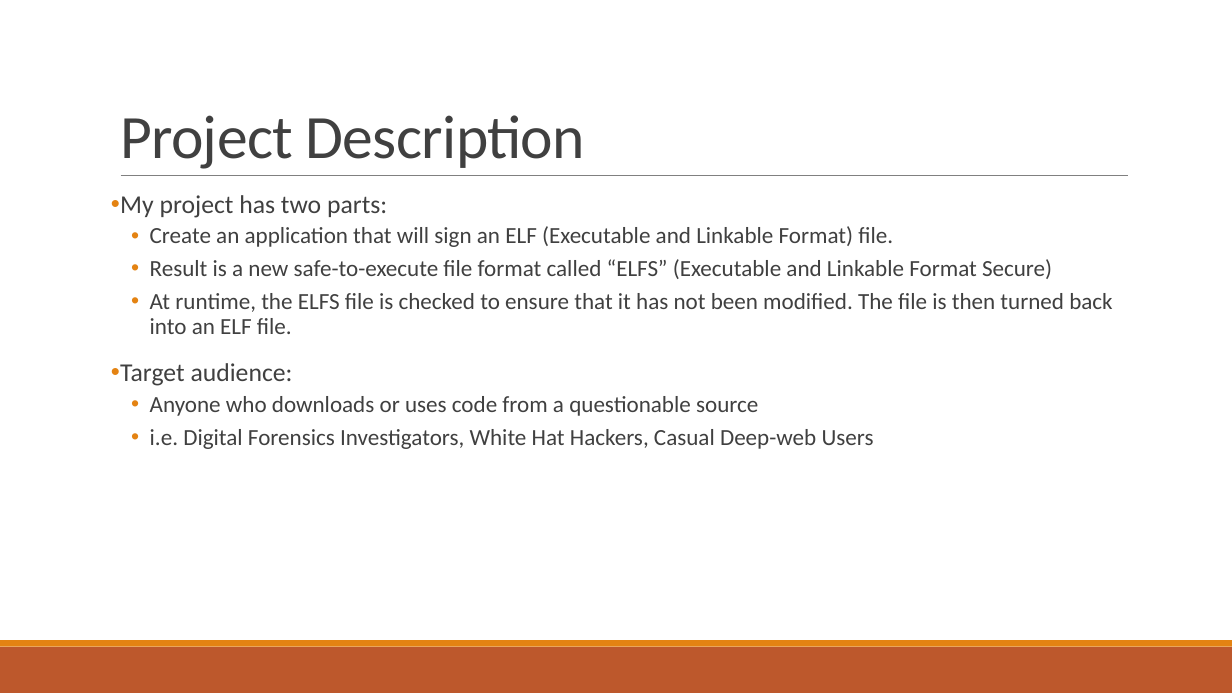
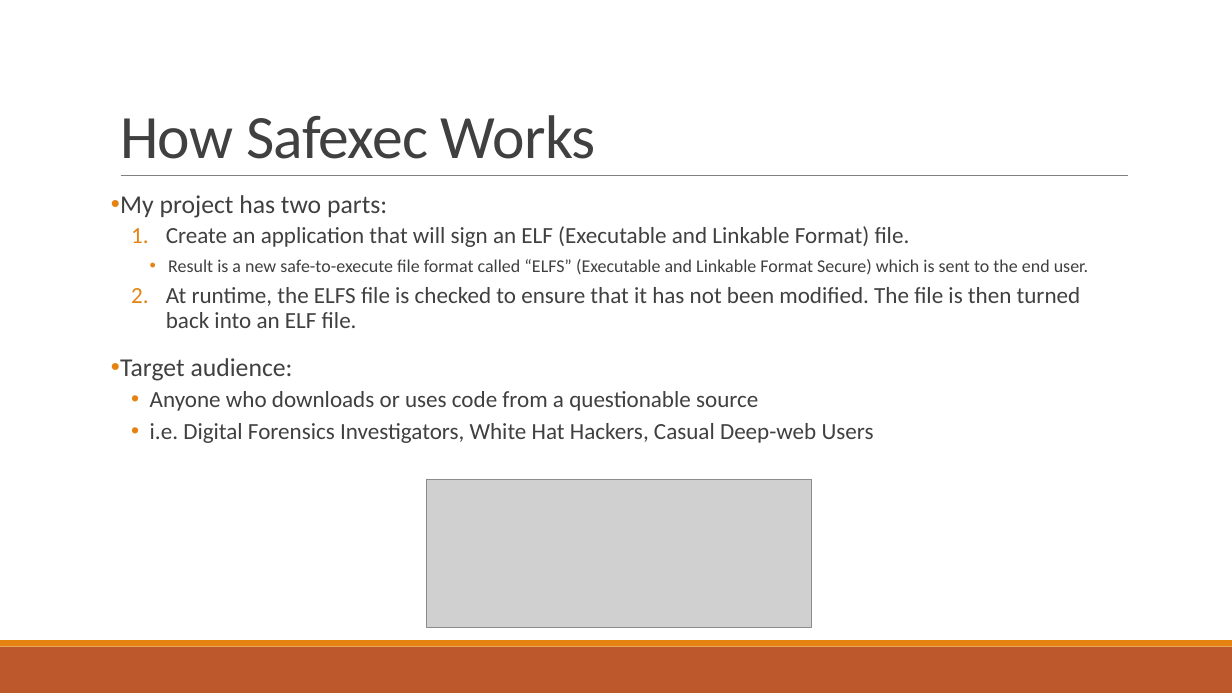
Before and after one commit to JohnHardy5/Safexec, a slide deck: slide 2 of Documents/Final Presentation.pptx (slide 3 before the commit). Drawn at 1232x693 pixels with LibreOffice and Linux fonts; fonts in the diff are those of the drawing; grey boxes stand for pictures. Boxes give left, top, right and bottom in pixels: in the first picture for what was removed or moved away, otherwise in the second. Text is boxed around its words. In the diff, an @@ line names an element or a change of style, - is before the commit and + after.

```diff
--- a/Documents/Final Presentation.pptx
+++ b/Documents/Final Presentation.pptx
@@ title at bbox=[120, 115, 596, 159]: text changed @@
-Project Description
+How Safexec Works
@@ text at bbox=[166, 226, 1081, 328]: bullet • to 1. @@
@@ text at bbox=[168, 259, 1088, 274]: text changed; size 18 to 14 pt @@
-  • Result is a new safe-to-execute file format called “ELFS” (Executable and Linkable Format Secure)
+    • Result is a new safe-to-execute file format called “ELFS” (Executable and Linkable Format Secure) which is sent to the end user.
@@ picture added at bbox=[427, 480, 811, 627] @@
```
Also in this commit, not shown: 3 other slides changed, 3 slides added, 2 slides removed, 4 other files.
